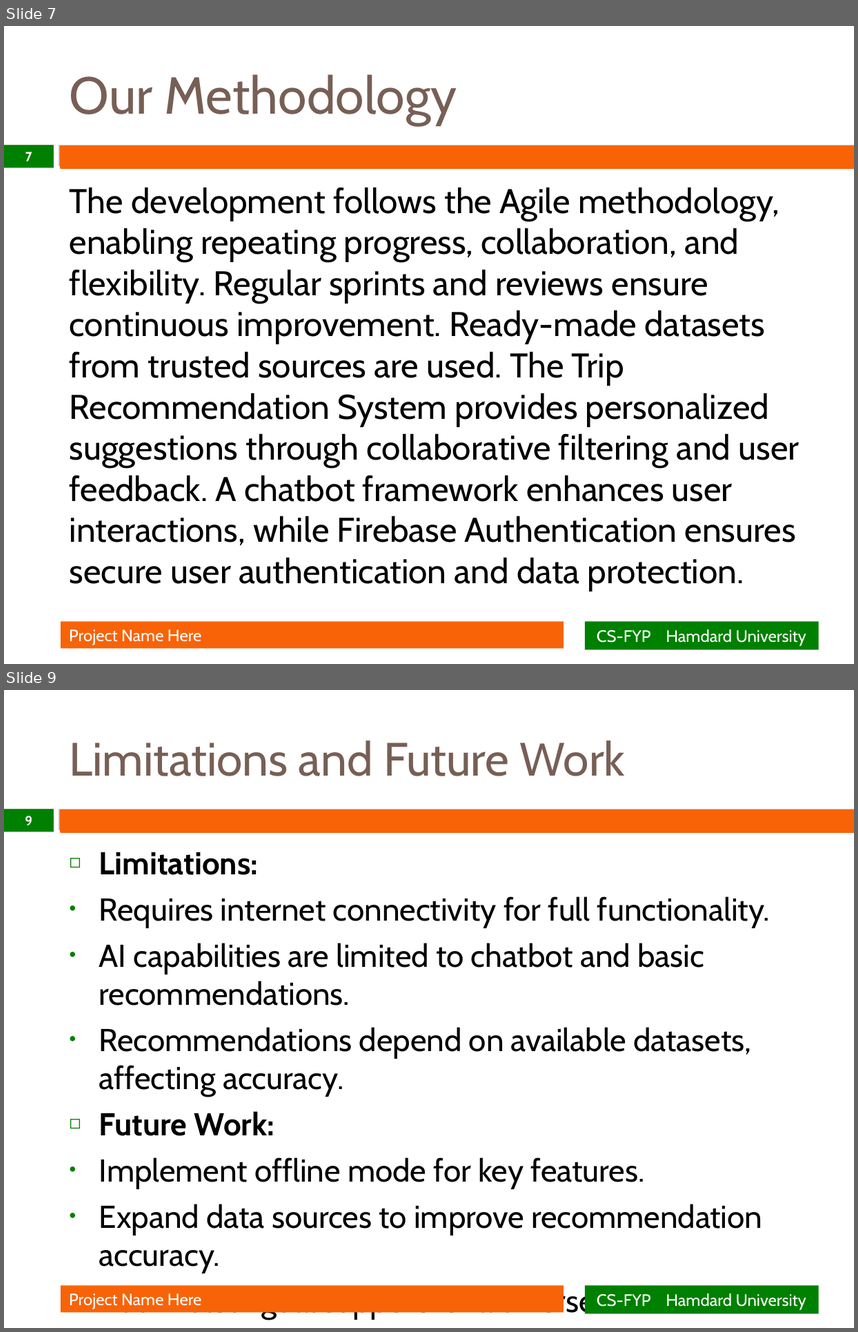
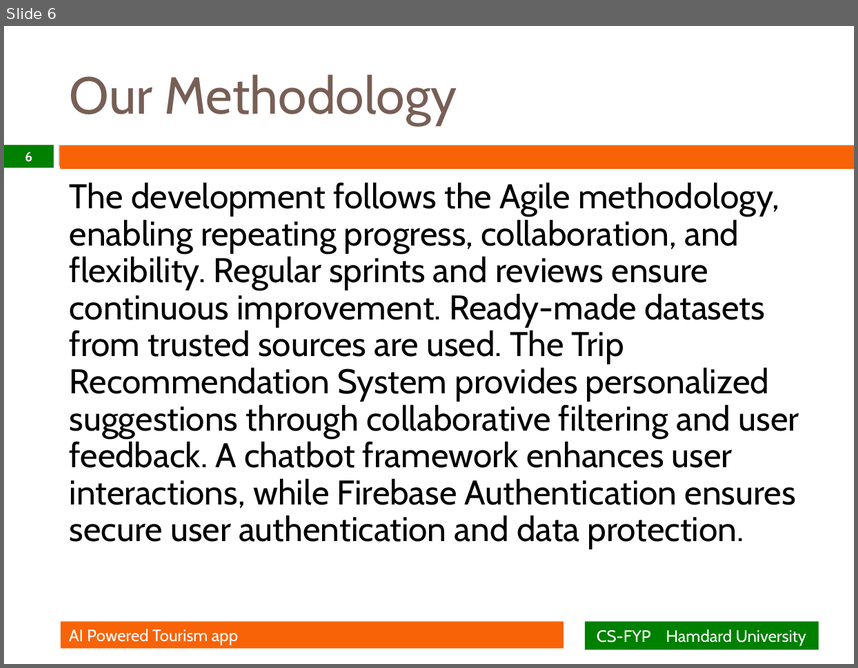
Before and after one commit to Daniyal702/TourismAppWithDocs, a slide deck: FYP Presentation.pptx. Shown one above the other, each under a label of ours: slides 7 and 9 before the commit, slide 6 after it; the slides between them are not shown. The pictures are 858x1332 and 858x668 pixels, drawn with LibreOffice and Linux fonts; fonts in the diff are those of the drawing; background and template pictures are left out. Boxes give left, top, right and bottom in pixels: in the first picture for what was removed or moved away, otherwise in the second. Text is boxed around its words. In the diff, an @@ line names an element or a change of style, - is before the commit and + after.

```diff
--- a/FYP Presentation.pptx
+++ b/FYP Presentation.pptx
@@ slide 9 removed at (4,690,854,1328), background #FFFFFF; not listed: 3 template elements that a slide beside it also shows @@
@@ title removed at (70,740,626,776) @@
-Limitations and Future Work
@@ page number removed at (4,809,53,832) @@
-9
@@ text removed at (99,852,770,1319) @@
-◻ Limitations:
-• Requires internet connectivity for full functionality.
-• AI capabilities are limited to chatbot and basic recommendations.
-• Recommendations depend on available datasets, affecting accuracy.
-◻ Future Work:
-• Implement offline mode for key features.
-• Expand data sources to improve recommendation accuracy.
-• Add multilingual support for a diverse user base.
@@ rectangle removed at (61,1285,564,1312) @@
-Project Name Here
@@ rectangle removed at (584,1285,818,1313) @@
-CS-FYP Hamdard University
@@ what was slide 7 is now slide 6 @@
@@ slide 6 changed as well @@
@@ page number at (25,152,32,162): text changed @@
-7
+6
@@ text "The development follows the Agile ..." at (70,182,800,548): line spacing 1 to 0.9 @@
@@ text in rectangle at (69,628,238,645): text changed @@
-Project Name Here
+AI Powered Tourism app
```
Also in this commit, not shown: 13 other slides changed, 2 slides added, 1 other slide removed.
